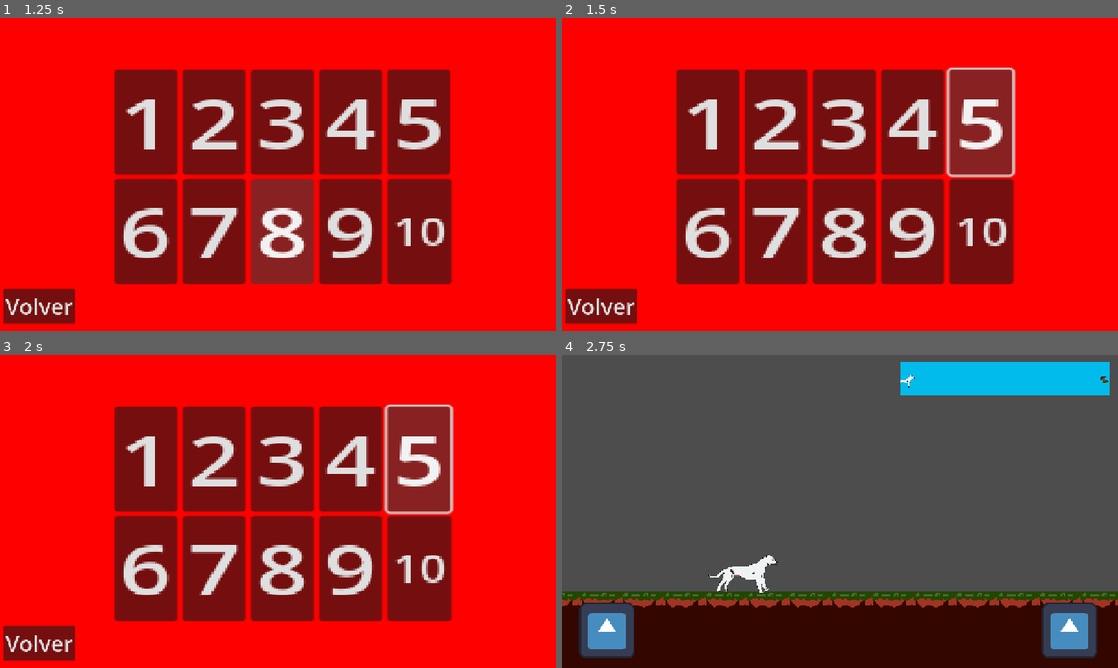
Above: before the commit, frames 1-4 (two rows, left to right).
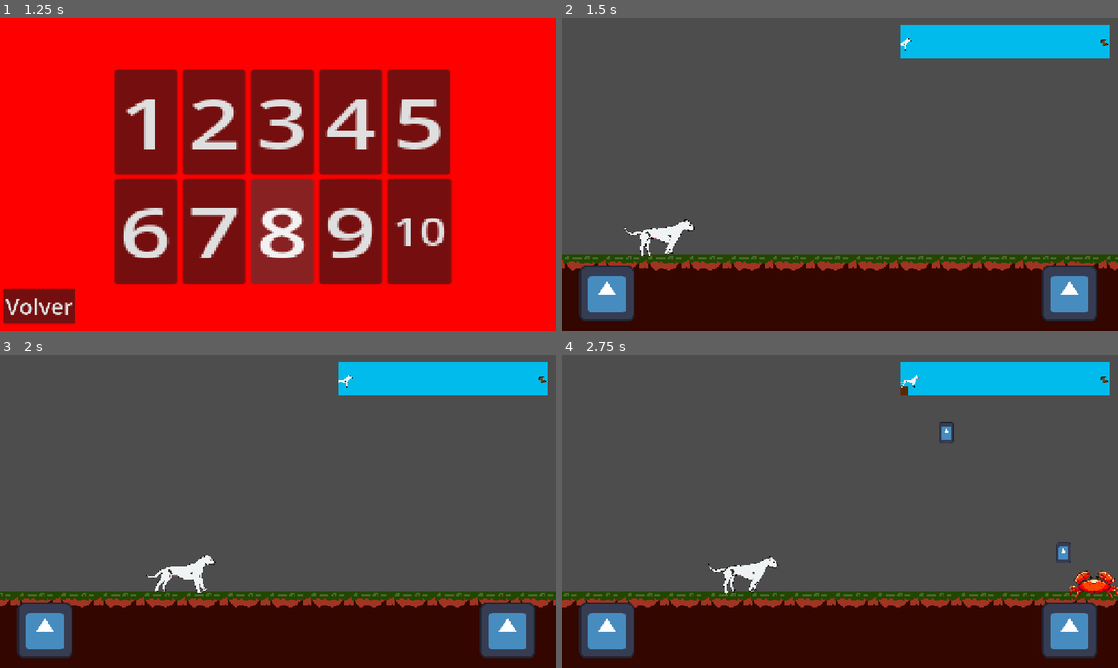
Above: after the commit, the same moments.

Repository: TheLuck12/DogoRun
Game: Godot game, scene res://Escena/menu.tscn
The game is run twice, just before and just after one commit, with the same random seed, the same clock (stepped at 60 frames per second) and the same inputs. The engine's default icon, where the game draws it, is replaced by a stand-in: a white triangle on a blue panel in a dark square.
Inputs (mouse positions are in pixels of both pictures, inside the frame that each line leads up to):
- Up to frame 1 (1.25 s): click "Jugar" at 0.5 s
- Up to frame 2 (1.5 s): click "5" at 1.25 s
- Up to frame 3 (2 s): no input
- Up to frame 4 (2.75 s): click (706, 458) at 2 s, where only the run before the commit has a clickable "1"

Frame 1 is identical in both runs. In frame 2, 100% of the frame differs, in the area x 0-100%, y 0-100%; in frame 3, 100%; in frame 4, 2.5%.

Commit message:
agregue nivel 5

Diff:
--- a/Escena/Niveles/nivel.tscn
+++ b/Escena/Niveles/nivel.tscn
@@ -7,6 +7,7 @@
 [ext_resource type="PackedScene" uid="uid://piqe1xe4i55h" path="res://Escena/Niveles/nivel_2.tscn" id="3_c0pia"]
 [ext_resource type="PackedScene" uid="uid://cba5wu185d5o1" path="res://Escena/Niveles/nivel_3.tscn" id="4_2sfly"]
 [ext_resource type="PackedScene" uid="uid://c6f738v8okaqr" path="res://Escena/Niveles/nivel_4.tscn" id="5_u8566"]
+[ext_resource type="PackedScene" uid="uid://dm0qm1sbi1xw1" path="res://Escena/Niveles/nivel_5.tscn" id="6_3bw6a"]
 [ext_resource type="PackedScene" uid="uid://blbrhdkmb00ge" path="res://Escena/interfaz.tscn" id="10_nuv4m"]
 
 [sub_resource type="TileSetAtlasSource" id="TileSetAtlasSource_kmxtv"]
@@ -46,6 +47,7 @@
 nivel2 = ExtResource("3_c0pia")
 nivel3 = ExtResource("4_2sfly")
 nivel4 = ExtResource("5_u8566")
+nivel5 = ExtResource("6_3bw6a")
 metadata/_edit_vertical_guides_ = [30184.0]
 metadata/_edit_horizontal_guides_ = [560.0]
 
--- /dev/null
+++ b/Escena/Niveles/nivel_5.tscn
@@ -0,0 +1,107 @@
+[gd_scene load_steps=6 format=3 uid="uid://dm0qm1sbi1xw1"]
+
+[ext_resource type="PackedScene" uid="uid://b1op76fi6ecrv" path="res://Escena/Obstaculos/obstaculo_2.tscn" id="1_urilj"]
+[ext_resource type="PackedScene" uid="uid://dlkxpwy0sdxy8" path="res://Escena/Obstaculos/enemigo1.tscn" id="2_f0jto"]
+[ext_resource type="PackedScene" uid="uid://djnfgbyrp0knr" path="res://Escena/Obstaculos/obstaculo_3.tscn" id="3_xmbx4"]
+[ext_resource type="PackedScene" uid="uid://hiq8v640fdkr" path="res://Escena/Obstaculos/mov_obs_3.tscn" id="4_8xncl"]
+[ext_resource type="PackedScene" uid="uid://tbovlcygn17y" path="res://Escena/meta.tscn" id="5_f0jto"]
+
+[node name="Nivel5" type="Node2D"]
+metadata/_edit_horizontal_guides_ = [552.0]
+metadata/_edit_vertical_guides_ = [15216.0]
+
+[node name="Colectivo" type="Node2D" parent="."]
+
+[node name="Obstaculo2" parent="Colectivo" instance=ExtResource("1_urilj")]
+position = Vector2(2784, 464)
+
+[node name="Obstaculo3" parent="Colectivo" instance=ExtResource("1_urilj")]
+position = Vector2(4320, 464)
+
+[node name="Obstaculo4" parent="Colectivo" instance=ExtResource("1_urilj")]
+position = Vector2(6344, 464)
+
+[node name="Obstaculo5" parent="Colectivo" instance=ExtResource("1_urilj")]
+position = Vector2(7416, 464)
+
+[node name="Obstaculo6" parent="Colectivo" instance=ExtResource("1_urilj")]
+position = Vector2(9352, 464)
+
+[node name="Obstaculo7" parent="Colectivo" instance=ExtResource("1_urilj")]
+position = Vector2(12760, 464)
+
+[node name="Ciruja" type="Node2D" parent="."]
+
+[node name="Enemigo1" parent="Ciruja" instance=ExtResource("2_f0jto")]
+position = Vector2(1656, 528)
+
+[node name="Enemigo2" parent="Ciruja" instance=ExtResource("2_f0jto")]
+position = Vector2(2504, 528)
+
+[node name="Enemigo3" parent="Ciruja" instance=ExtResource("2_f0jto")]
+position = Vector2(4032, 528)
+
+[node name="Enemigo4" parent="Ciruja" instance=ExtResource("2_f0jto")]
+position = Vector2(5440, 528)
+
+[node name="Enemigo5" parent="Ciruja" instance=ExtResource("2_f0jto")]
+position = Vector2(8384, 528)
+
+[node name="Enemigo7" parent="Ciruja" instance=ExtResource("2_f0jto")]
+position = Vector2(11000, 528)
+
+[node name="Enemigo8" parent="Ciruja" instance=ExtResource("2_f0jto")]
+position = Vector2(12288, 528)
+
+[node name="Enemigo9" parent="Ciruja" instance=ExtResource("2_f0jto")]
+position = Vector2(13568, 528)
+
+[node name="Enemigo10" parent="Ciruja" instance=ExtResource("2_f0jto")]
+position = Vector2(14400, 528)
+
+[node name="Dron" type="Node2D" parent="."]
+
+[node name="Obstaculo3" parent="Dron" instance=ExtResource("3_xmbx4")]
+position = Vector2(3096, 280)
+
+[node name="MovObs3" parent="Dron" instance=ExtResource("4_8xncl")]
+position = Vector2(3096, 280)
+
+[node name="Obstaculo4" parent="Dron" instance=ExtResource("3_xmbx4")]
+position = Vector2(5288, 128)
+
+[node name="MovObs4" parent="Dron" instance=ExtResource("4_8xncl")]
+position = Vector2(5288, 280)
+
+[node name="Obstaculo5" parent="Dron" instance=ExtResource("3_xmbx4")]
+position = Vector2(6656, 280)
+
+[node name="MovObs5" parent="Dron" instance=ExtResource("4_8xncl")]
+position = Vector2(6648, 280)
+
+[node name="Obstaculo6" parent="Dron" instance=ExtResource("3_xmbx4")]
+position = Vector2(7136, 280)
+
+[node name="MovObs6" parent="Dron" instance=ExtResource("4_8xncl")]
+position = Vector2(7128, 280)
+
+[node name="Obstaculo7" parent="Dron" instance=ExtResource("3_xmbx4")]
+position = Vector2(9496, 288)
+
+[node name="MovObs7" parent="Dron" instance=ExtResource("4_8xncl")]
+position = Vector2(9488, 288)
+
+[node name="Obstaculo8" parent="Dron" instance=ExtResource("3_xmbx4")]
+position = Vector2(11144, 280)
+
+[node name="MovObs8" parent="Dron" instance=ExtResource("4_8xncl")]
+position = Vector2(11136, 280)
+
+[node name="Obstaculo9" parent="Dron" instance=ExtResource("3_xmbx4")]
+position = Vector2(11976, 280)
+
+[node name="MovObs9" parent="Dron" instance=ExtResource("4_8xncl")]
+position = Vector2(11968, 280)
+
+[node name="Meta" parent="." instance=ExtResource("5_f0jto")]
+position = Vector2(15416, 504)
--- a/Escena/menu.tscn
+++ b/Escena/menu.tscn
@@ -194,4 +194,5 @@
 [connection signal="button_down" from="VBoxContainer2/HBoxContainer/Nivel2" to="." method="_on_nivel_2_button_down"]
 [connection signal="button_down" from="VBoxContainer2/HBoxContainer/Nivel3" to="." method="_on_nivel_3_button_down"]
 [connection signal="button_down" from="VBoxContainer2/HBoxContainer/Nivel4" to="." method="_on_nivel_4_button_down"]
+[connection signal="button_down" from="VBoxContainer2/HBoxContainer/Nivel5" to="." method="_on_nivel_5_button_down"]
 [connection signal="button_down" from="Button" to="." method="ReposicionarTodo"]
--- a/Scripts/menu.gd
+++ b/Scripts/menu.gd
@@ -33,3 +33,8 @@
 func _on_nivel_4_button_down() -> void:
 	Global.Nivel = 4
 	IrANivel()
+
+
+func _on_nivel_5_button_down() -> void:
+	Global.Nivel = 5
+	IrANivel()
--- a/Scripts/nivel.gd
+++ b/Scripts/nivel.gd
@@ -4,6 +4,7 @@
 @export var nivel2 : PackedScene
 @export var nivel3 : PackedScene
 @export var nivel4 : PackedScene
+@export var nivel5 : PackedScene
 func _ready() -> void:
 	CrearNivel()
 	Global.enJuego = true
@@ -28,6 +29,8 @@
 		InstanciarNivel(nivel3)
 	elif Global.Nivel == 4:
 		InstanciarNivel(nivel4)
+	elif Global.Nivel == 5:
+		InstanciarNivel(nivel5)
 func InstanciarNivel(Nivel):
 	var InsNivel = Nivel.instantiate()
 	InsNivel.global_position = Vector2.ZERO
Not shown: 1 places in Escena/Niveles/nivel.tscn that only renumber resources
